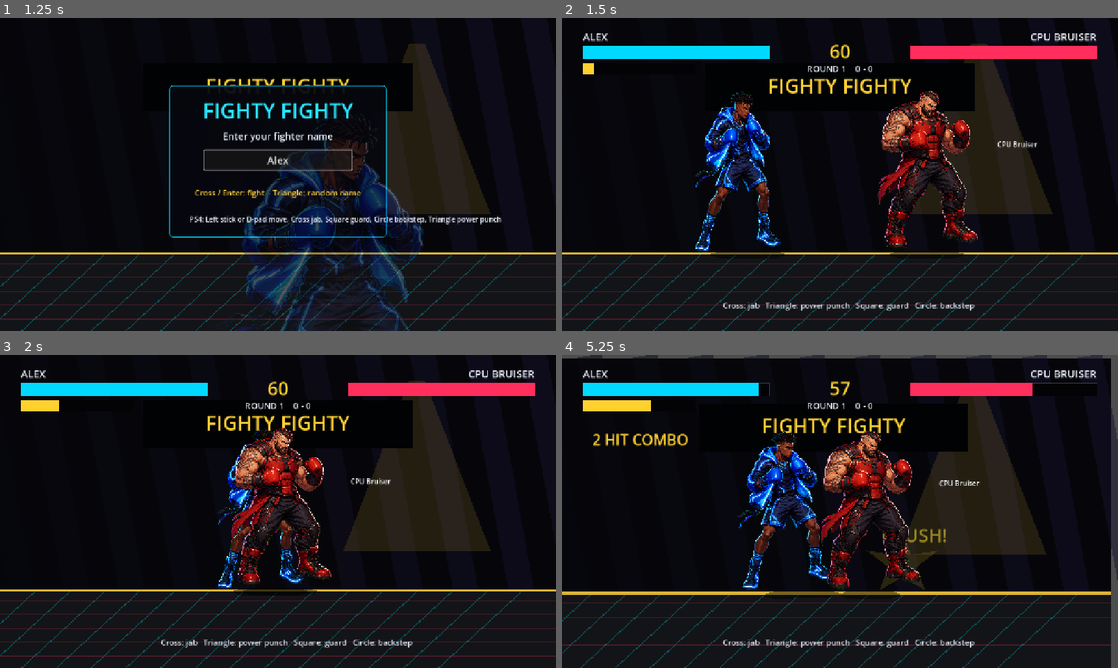
Above: before the commit, frames 1-4 (two rows, left to right).
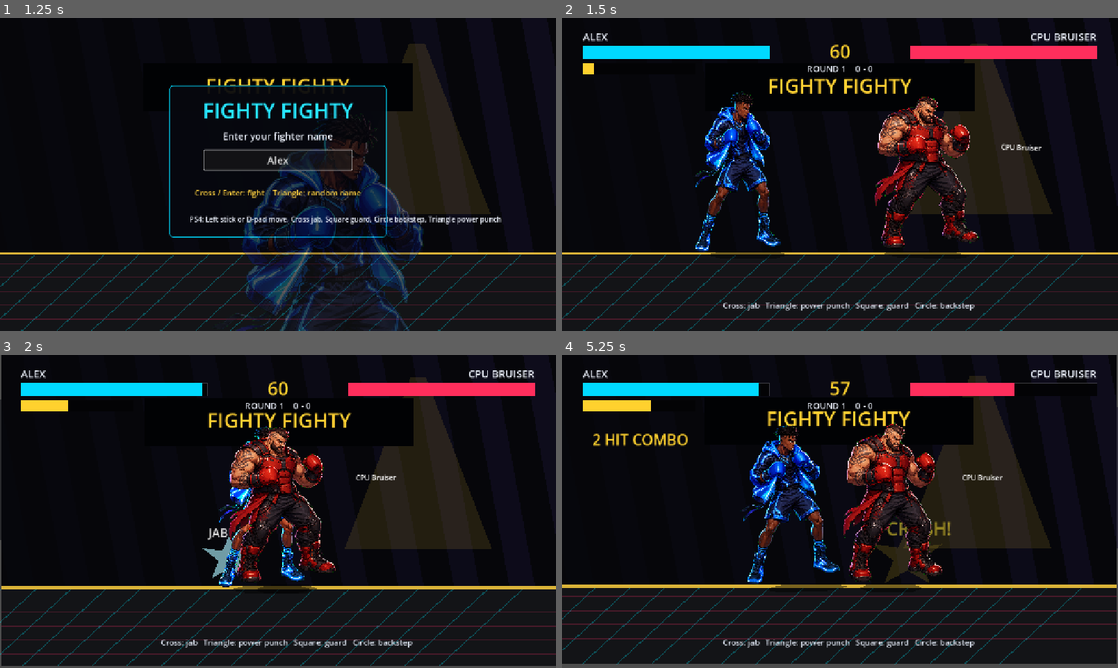
Above: after the commit, the same moments.

Repository: meshbirdprime/fighty-fighty
Game: Godot game, scene res://scenes/Main.tscn
Two runs of this game, one before a commit and one after it. Both use one fixed random seed, a clock stepped at 60 frames per second and the inputs below.
Inputs (mouse positions are in pixels of both pictures, inside the frame that each line leads up to):
- Up to frame 1 (1.25 s): click (278, 158) at 0.52 s; type "Alex" at 0.6 s
- Up to frame 2 (1.5 s): tap Enter (confirm) at 1.25 s; move the mouse to (962, 158) at 1.27 s; hold D (move_right) from 1.28 s (still down); hold K (block) from 1.28 s (still down); click (962, 158) at 1.42 s
- Up to frame 3 (2 s): keep holding D (move_right); keep holding K (block); tap Space at 1.52 s
- Up to frame 4 (5.25 s): move the mouse to (728, 527) at 2.02 s; release D (move_right) at 2.03 s; release K (block) at 2.03 s; hold A (move_left) 2.03-2.78 s; tap J (attack) at 2.1 s; tap Space at 2.27, 3.77, 4.52 s; tap K (block) at 2.3, 3.8 s; move the mouse to (895, 442) at 2.77 s; hold K (block) 2.78-3.53 s; hold D (move_right) 2.78-4.28 s; move the mouse to (812, 574) at 3.52 s; tap Enter (confirm) at 3.6 s; click (812, 574) at 3.67 s; move the mouse to (1006, 558) at 4.27 s; hold K (block) 4.28-5.03 s; hold A (move_left) from 4.28 s (still down); tap L (dodge) at 4.35 s; move the mouse to (673, 464) at 5.02 s; tap I (special) at 5.1 s

Frame 1 is identical in both runs. In frame 2, 3.5% of the frame differs, in the area x 56-87%, y 23-77%; in frame 3, 13%; in frame 4, 21%, in the area x 0-100%, y 0-100%.

Commit message:
Add idle and walking fighter animations

Diff:
--- a/scripts/Fighter.gd
+++ b/scripts/Fighter.gd
@@ -25,8 +25,10 @@
 var enabled := false
 var combo_count := 0
 var combo_timer := 0.0
+var current_move_axis := 0.0
 
 var _rng := RandomNumberGenerator.new()
+var _anim_time := 0.0
 var _attack_cooldown := 0.0
 var _block_timer := 0.0
 var _dodge_timer := 0.0
@@ -79,6 +81,8 @@
 	meter = 0.0
 	combo_count = 0
 	combo_timer = 0.0
+	current_move_axis = 0.0
+	_anim_time = _rng.randf_range(0.0, TAU)
 	velocity = Vector2.ZERO
 	_attack_cooldown = 0.0
 	_block_timer = 0.0
@@ -94,6 +98,7 @@
 	if not enabled:
 		return
 
+	_anim_time += delta
 	_attack_cooldown = maxf(_attack_cooldown - delta, 0.0)
 	_block_timer = maxf(_block_timer - delta, 0.0)
 	_dodge_timer = maxf(_dodge_timer - delta, 0.0)
@@ -112,6 +117,7 @@
 	var move_axis := 0.0
 	if _stun_timer <= 0.0:
 		move_axis = _cpu_axis(delta) if is_cpu else _player_axis()
+	current_move_axis = move_axis
 
 	velocity.x = move_axis * WALK_SPEED
 	if _dodge_timer > 0.0:
@@ -236,6 +242,12 @@
 	var heavy_windup := _attack_cooldown > 0.5
 	var punching := _attack_cooldown > 0.18
 	var jab_extend := _attack_cooldown > 0.22 and _attack_cooldown <= 0.5
+	var walking := absf(current_move_axis) > 0.08 and not blocking and not dodging and not punching and _stun_timer <= 0.0
+	var idle := not walking and not blocking and not dodging and not punching and _stun_timer <= 0.0
+	var idle_phase := sin(_anim_time * 4.2)
+	var idle_phase_fast := sin(_anim_time * 8.4)
+	var walk_phase := sin(_anim_time * 13.0)
+	var walk_step := absf(walk_phase)
 
 	var body_color := Color(0.15, 0.8, 1.0)
 	var arm_color := Color(0.2, 0.88, 1.0)
@@ -281,7 +293,31 @@
 	front_leg.position = Vector2(24, -50)
 	back_leg.position = Vector2(-20, -50)
 
-	if blocking:
+	if idle:
+		character_sprite.position = Vector2(idle_phase_fast * 2.0, -196.0 + idle_phase * 4.5)
+		character_sprite.scale = Vector2(0.38 + idle_phase * 0.004, 0.38 - idle_phase * 0.004)
+		character_sprite.rotation = idle_phase * 0.012
+		body.position.y += idle_phase * 2.0
+		head.position.y += idle_phase * 3.0
+		front_arm.position.y += idle_phase * 3.0
+		front_fist.position.y += idle_phase * 3.5
+		guard_fist.position.y -= idle_phase * 2.0
+	elif walking:
+		var travel_lean := clampf(current_move_axis * facing, -1.0, 1.0)
+		character_sprite.position = Vector2(travel_lean * 14.0 + walk_phase * 4.0, -196.0 + walk_step * 9.0)
+		character_sprite.scale = Vector2(0.385 + walk_step * 0.012, 0.37 - walk_step * 0.006)
+		character_sprite.rotation = travel_lean * 0.055 + walk_phase * 0.018
+		body.position.x += travel_lean * 8.0
+		body.position.y += walk_step * 3.0
+		head.position.x += travel_lean * 6.0
+		front_arm.position.x += walk_phase * 8.0
+		back_arm.position.x -= walk_phase * 8.0
+		front_fist.position.x += walk_phase * 10.0
+		guard_fist.position.x -= walk_phase * 7.0
+		front_leg.position.x += walk_phase * 13.0
+		back_leg.position.x -= walk_phase * 13.0
+		rotation = lerpf(rotation, travel_lean * 0.035, 0.3)
+	elif blocking:
 		character_sprite.position = Vector2(-14, -192)
 		character_sprite.scale = Vector2(0.36, 0.39)
 		front_arm.position = Vector2(18, -156)
@@ -339,5 +375,6 @@
 	if _flash_timer > 0.0:
 		character_sprite.modulate = Color(1.45, 1.45, 1.45, 1.0)
 
-	shadow.scale.x = 1.0 + absf(velocity.x) / 1300.0
-	shadow.scale.y = 1.0 - minf(absf(velocity.x) / 2500.0, 0.18)
+	var shadow_motion := walk_step if walking else absf(idle_phase) * 0.12
+	shadow.scale.x = 1.0 + absf(velocity.x) / 1300.0 + shadow_motion * 0.12
+	shadow.scale.y = 1.0 - minf(absf(velocity.x) / 2500.0, 0.18) - shadow_motion * 0.05
